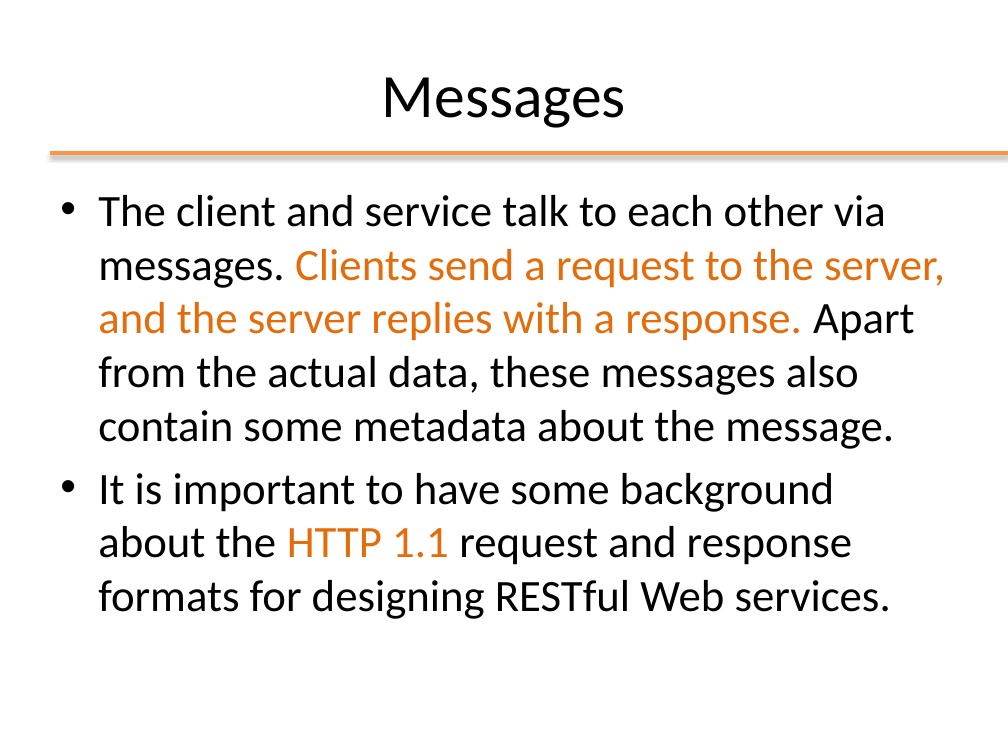
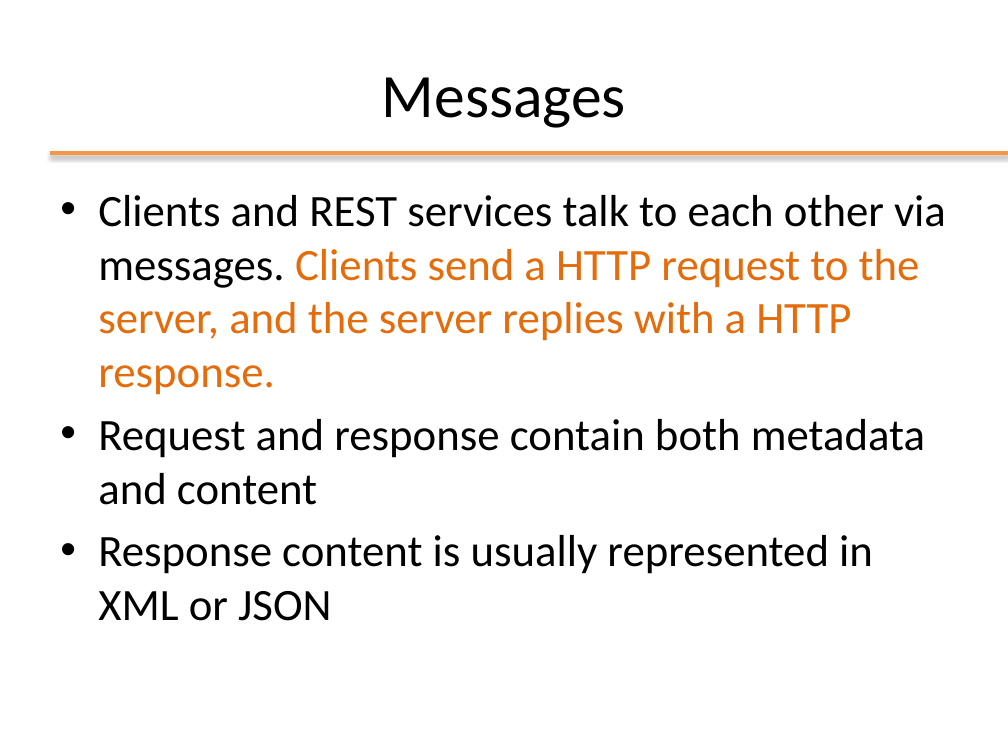
Before and after one commit to Andrea99-beep/ooprogramming, a slide deck: slide 6 of slides/ppt/09_REST.pptx (slide 5 before the commit). Drawn at 1008x756 pixels with LibreOffice and Linux fonts; fonts in the diff are those of the drawing; background and template pictures are left out. Boxes give left, top, right and bottom in pixels: in the first picture for what was removed or moved away, otherwise in the second. Text is boxed around its words. In the diff, an @@ line names an element or a change of style, - is before the commit and + after.

```diff
--- a/slides/ppt/09_REST.pptx
+++ b/slides/ppt/09_REST.pptx
@@ text at (98, 195, 946, 621): text changed @@
-• The client and service talk to each other via messages. Clients send a request to the server, and the server replies with a response. Apart from the actual data, these messages also contain some metadata about the message.
-• It is important to have some background about the HTTP 1.1 request and response formats for designing RESTful Web services.
+• Clients and REST services talk to each other via messages. Clients send a HTTP request to the server, and the server replies with a HTTP response.
+• Request and response contain both metadata and content
+• Response content is usually represented in XML or JSON
```
Also in this commit, not shown: 13 other slides changed, 2 slides added, 2 slides removed, 18 other files.
